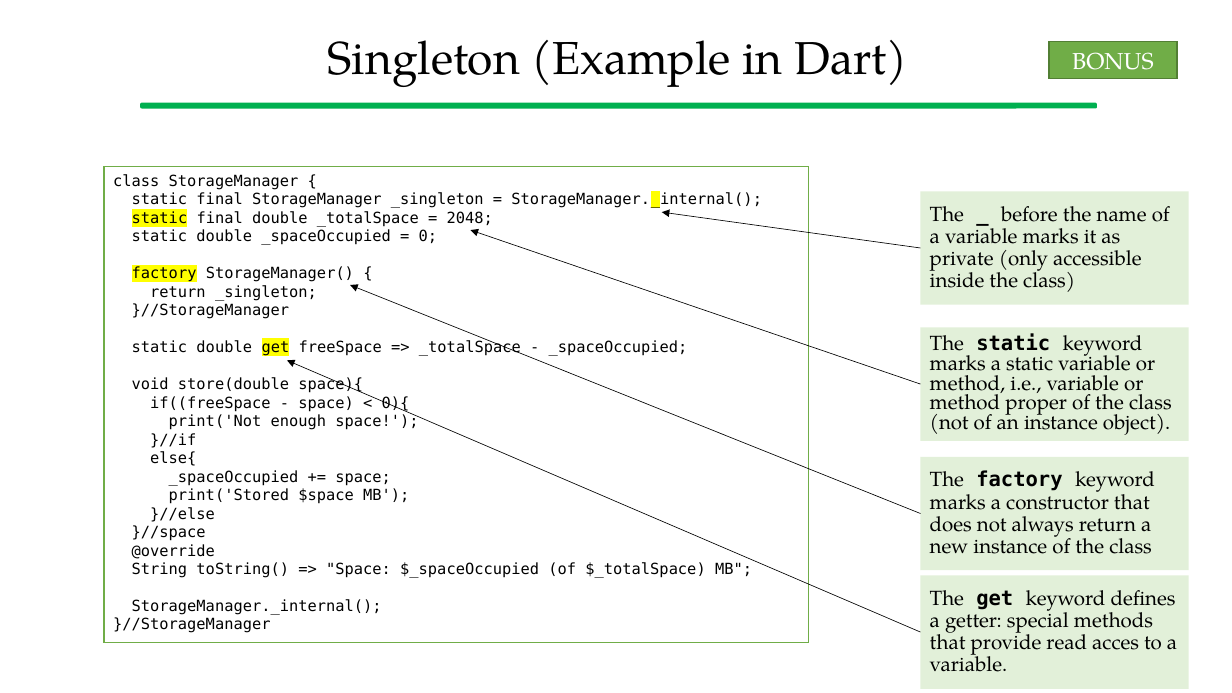
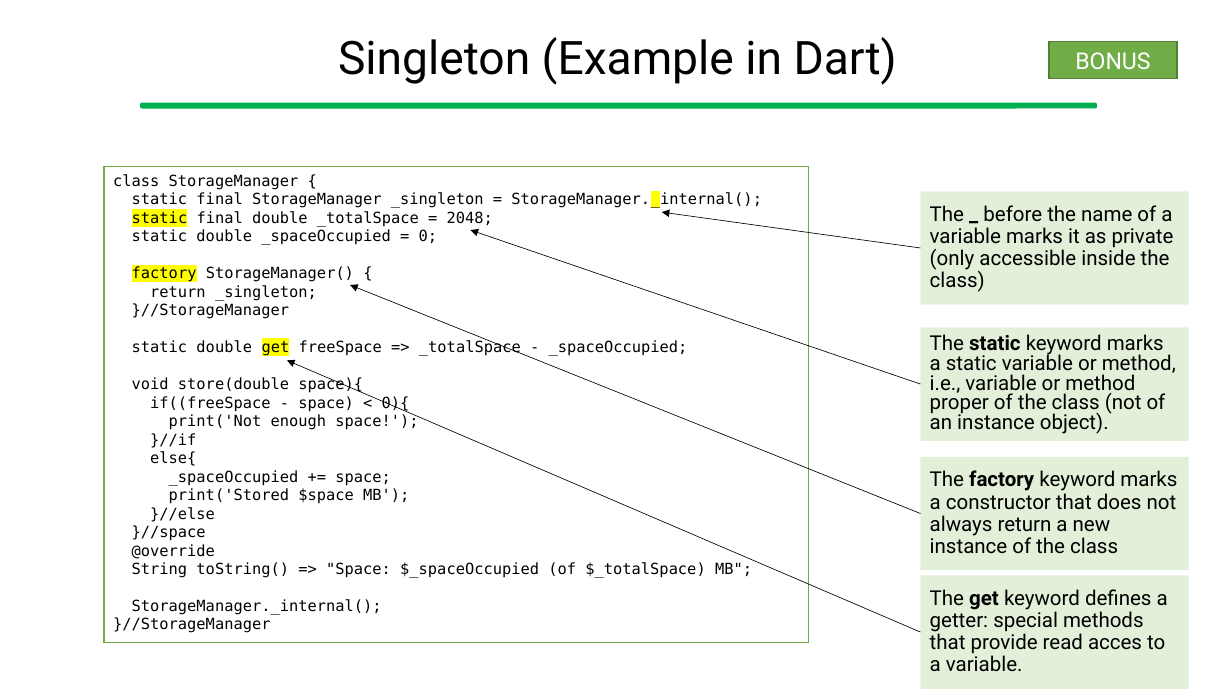
Before and after one commit to gcappon/bwthw, a slide deck: slide 52 of lab_03-dart_101_part_2/lab_03-dart_101_part_2.pptx. Drawn at 1232x693 pixels with LibreOffice and Linux fonts; fonts in the diff are those of the drawing. Boxes give left, top, right and bottom in pixels: in the first picture for what was removed or moved away, otherwise in the second. Text is boxed around its words. In the diff, an @@ line names an element or a change of style, - is before the commit and + after.

```diff
--- a/lab_03-dart_101_part_2/lab_03-dart_101_part_2.pptx
+++ b/lab_03-dart_101_part_2/lab_03-dart_101_part_2.pptx
@@ title "Singleton (Example in Dart)" at (338, 37, 897, 85): font TeX Gyre Pagella to Roboto @@
@@ rectangle "BONUS" at (1049, 42, 1177, 79): font TeX Gyre Pagella to Roboto @@
@@ rectangle "The _ before the name ..." at (921, 191, 1189, 305): font TeX Gyre Pagella to Roboto; font DejaVu Sans Mono to Roboto in "_" @@
@@ rectangle "The static keyword marks a ..." at (921, 327, 1189, 441): font TeX Gyre Pagella to Roboto; font DejaVu Sans Mono to Roboto in "static" @@
@@ rectangle "The factory keyword marks a ..." at (921, 457, 1189, 570): font TeX Gyre Pagella to Roboto; font DejaVu Sans Mono to Roboto in "factory" @@
@@ rectangle "The get keyword defines a ..." at (921, 576, 1189, 689): font TeX Gyre Pagella to Roboto; font DejaVu Sans Mono to Roboto in "get" @@
```
Also in this commit, not shown: 66 other slides changed, 3 other files.
